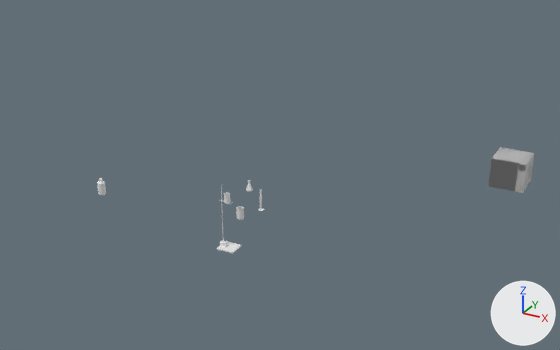
An edit to the glTF model assets/equipment.glb, drawn before and after from the same camera.
Both versions are drawn from a 50 mm lens placed at (5.28, -9.31, 5.8), pointed at (0.28, -0.21, 1.25). Arrows for +X, +Y and +Z are at lower right; the lights stay in place. Where no turn or scale is listed for an object, it has been applied to the vertices.

In view in the first picture: 'Pegboard'.
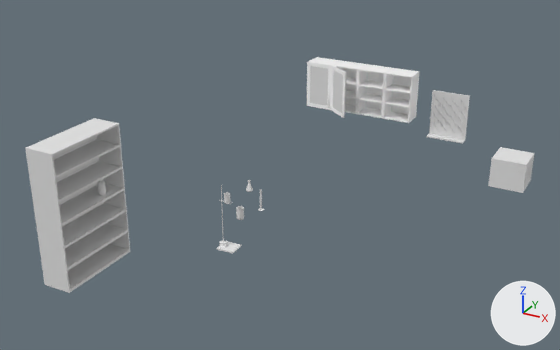
What changed in the scene script:
```text
Add mat_material:
    mat_material = principled_material('Material')
    mat_material.base_color = (1.0, 1.0, 1.0)  # white #ffffff
    mat_material.metallic = 1.0
    mat_material.roughness = 1.0
Add me_cube_006:
    me_cube_006.from_pydata(...)  # 16 vertices, 28 faces; spans x 1.623..2.233, y 2.335..2.487, z 1.241..2.003
Add me_cube_004:
    me_cube_004.from_pydata(...)  # a box spanning x -0.197..0.195, y -0.359..-0.35, z 0.053..0.753
Add me_cube_001:
    me_cube_001.from_pydata(...)  # 16 vertices, 32 faces; spans x 0.0..0.457, y -0.018..0.0, z 0.0..0.777
    me_cube_001.materials.append(mat_material)  # white #ffffff
Add me_cube:
    me_cube.from_pydata(...)  # 52 vertices, 92 faces; spans x -0.479..-0.022, y 2.135..2.482, z 1.504..2.281
    me_cube.materials.append(mat_material)  # white #ffffff
Add me_cube_024:
    me_cube_024.from_pydata(...)  # 136 vertices, 268 faces; spans x -2.15..-1.69, y -2.67..-1.34, z 0.0..2.07
Add me_cube_028:
    me_cube_028.from_pydata([(-0.164, 0.107, 0.753), (-0.159, 0.115, 0.053), (-0.164, 0.107, 0.053), (-0.159, 0.115, 0.753), (0.154, -0.12, 0.053), (0.154, -0.12, 0.753), (0.149, -0.128, 0.053), (0.149, -0.128, 0.753)], [], [(0, 1, 2), (0, 3, 1), (3, 4, 1), (3, 5, 4), (5, 6, 4), (5, 7, 6), (7, 2, 6), (7, 0, 2), (6, 1, 4), (6, 2, 1), (0, 5, 3), (0, 7, 5)])
Add me_cube_027:
    me_cube_027.from_pydata(...)  # 16 vertices, 32 faces; spans x -0.023..0.354, y 1.847..2.136, z 1.504..2.281
    me_cube_027.materials.append(mat_material)  # white #ffffff
Add me_cube_026:
    me_cube_026.from_pydata(...)  # 52 vertices, 92 faces; spans x -0.012..0.445, y 2.135..2.482, z 1.504..2.281
    me_cube_026.materials.append(mat_material)  # white #ffffff
Add me_cube_031:
    me_cube_031.from_pydata(...)  # 52 vertices, 92 faces; spans x 0.451..0.908, y 2.135..2.482, z 1.504..2.281
    me_cube_031.materials.append(mat_material)  # white #ffffff
Add me_cube_040:
    me_cube_040.from_pydata(...)  # 52 vertices, 92 faces; spans x -0.229..0.229, y -0.347..0.0, z -0.252..0.525
    me_cube_040.materials.append(mat_material)  # white #ffffff
Change ob_pegboard:
    ob_pegboard: bpy.data.objects.new('Pegboard', me_cube_046) -> bpy.data.objects.new('Pegboard', me_cube_006)
Add ob_cab_glass_1:
    ob_cab_glass_1 = bpy.data.objects.new('Cab_Glass_1', me_cube_004)
    ob_cab_glass_1.location = (-0.25, 2.482, 1.504)
Add ob_cab_door_1:
    ob_cab_door_1 = bpy.data.objects.new('Cab_Door_1', me_cube_001)
    ob_cab_door_1.location = (-0.479, 2.136, 1.504)
Add ob_cabinet_1:
    ob_cabinet_1 = bpy.data.objects.new('Cabinet_1', me_cube)
    ob_cabinet_1.location = (0.0, 0.0, 0.0)
Add ob_tallshelf:
    ob_tallshelf = bpy.data.objects.new('TallShelf', me_cube_024)
    ob_tallshelf.location = (0.0, 0.0, 0.0)
Add ob_cab_glass_2:
    ob_cab_glass_2 = bpy.data.objects.new('Cab_Glass_2', me_cube_028)
    ob_cab_glass_2.location = (0.17, 1.999, 1.504)
Add ob_cab_door_2:
    ob_cab_door_2 = bpy.data.objects.new('Cab_Door_2', me_cube_027)
    ob_cab_door_2.location = (0.0, 0.0, 0.0)
Add ob_cabinet_2:
    ob_cabinet_2 = bpy.data.objects.new('Cabinet_2', me_cube_026)
    ob_cabinet_2.location = (0.0, 0.0, 0.0)
Add ob_cabinet_3:
    ob_cabinet_3 = bpy.data.objects.new('Cabinet_3', me_cube_031)
    ob_cabinet_3.location = (0.0, 0.0, 0.0)
Add ob_cabinet_4:
    ob_cabinet_4 = bpy.data.objects.new('Cabinet_4', me_cube_040)
    ob_cabinet_4.location = (1.147, 2.482, 1.756)
```

Location of each change, [x1, y1, x2, y2] in pixels of the pictures (560 x 350 px):
'TallShelf', added
    after: [25, 118, 130, 293]
'Pegboard', reshaped (15% taller)
    before: [488, 147, 534, 193]
    after: [426, 90, 470, 143]
'Cabinet_4', added
    after: [383, 68, 420, 123]
'Cabinet_3', added
    after: [357, 64, 392, 118]
'Cabinet_2', added
    after: [333, 60, 366, 114]
'Cab_Glass_1', added
    after: [310, 66, 328, 106]
'Cab_Door_1', added
    after: [307, 62, 332, 110]
'Cab_Glass_2', added
    after: [333, 71, 343, 113]
'Cab_Door_2', added
    after: [331, 65, 346, 118]
'Cabinet_1', added
    after: [308, 57, 341, 65]
'Autoclave', unchanged, uncovered by the edit
    after: [488, 147, 534, 193]
